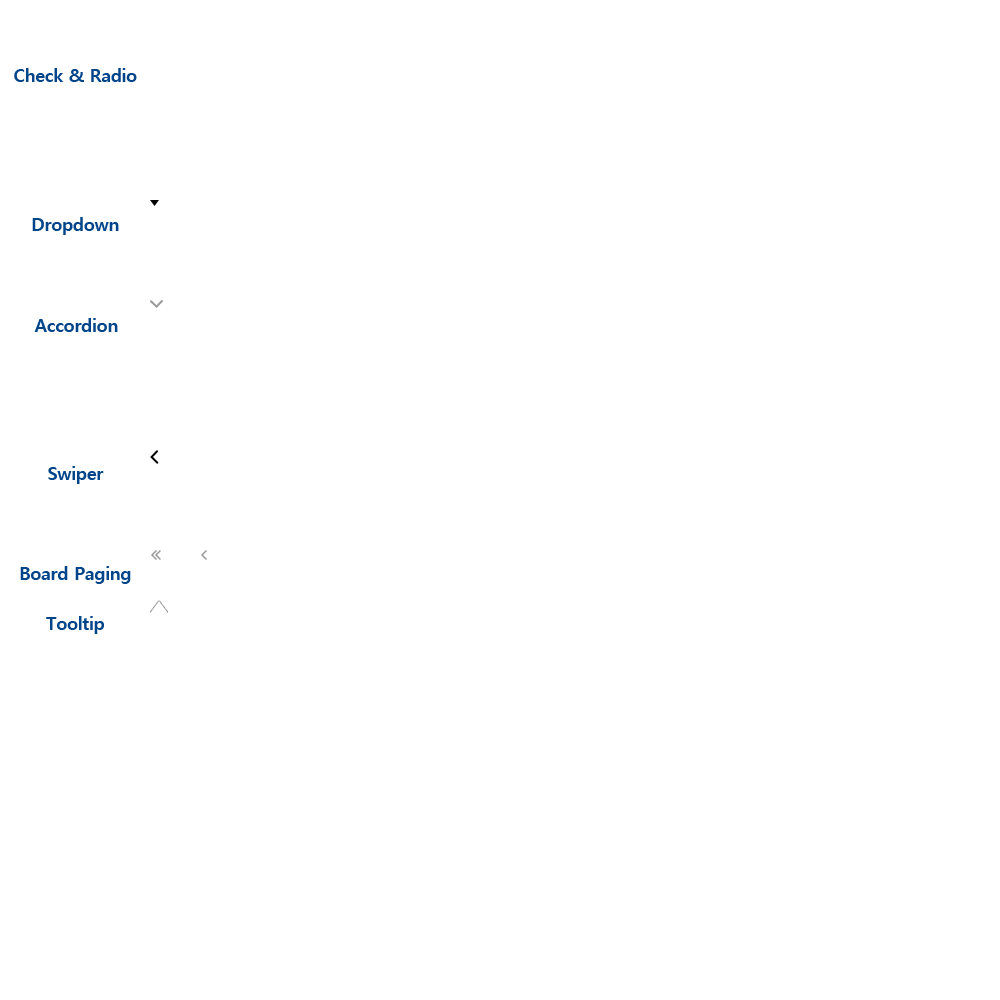
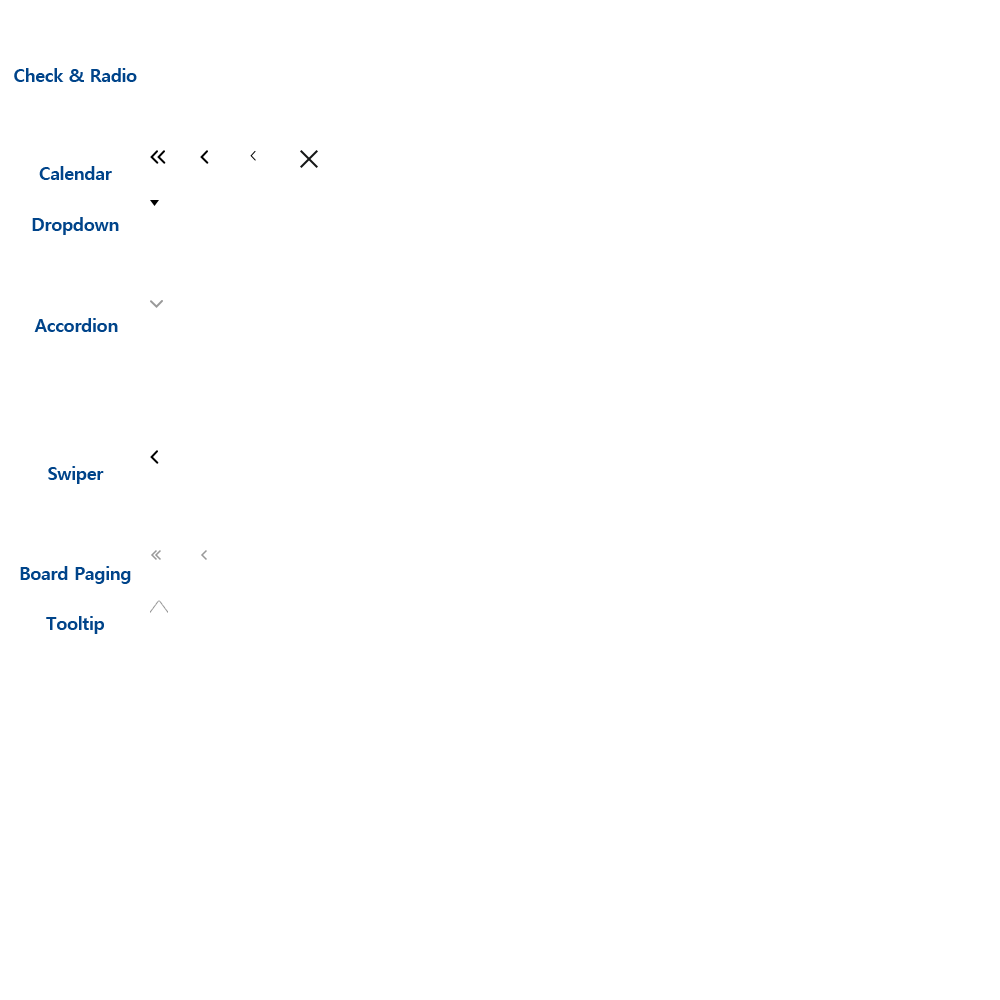
Revision of a layered w=1000, h=1000 image; what changed, layer by layer:
showed group "Calendar" (1st of 2) (5 layers) over [left=39, top=150, right=318, bottom=180]
added layer "레이어 40" in group "Calendar" over [left=300, top=150, right=318, bottom=168]
added layer "레이어 39" in group "Calendar" over [left=250, top=150, right=256, bottom=161]
painted on "레이어 34 복사" over [left=150, top=150, right=159, bottom=164]
